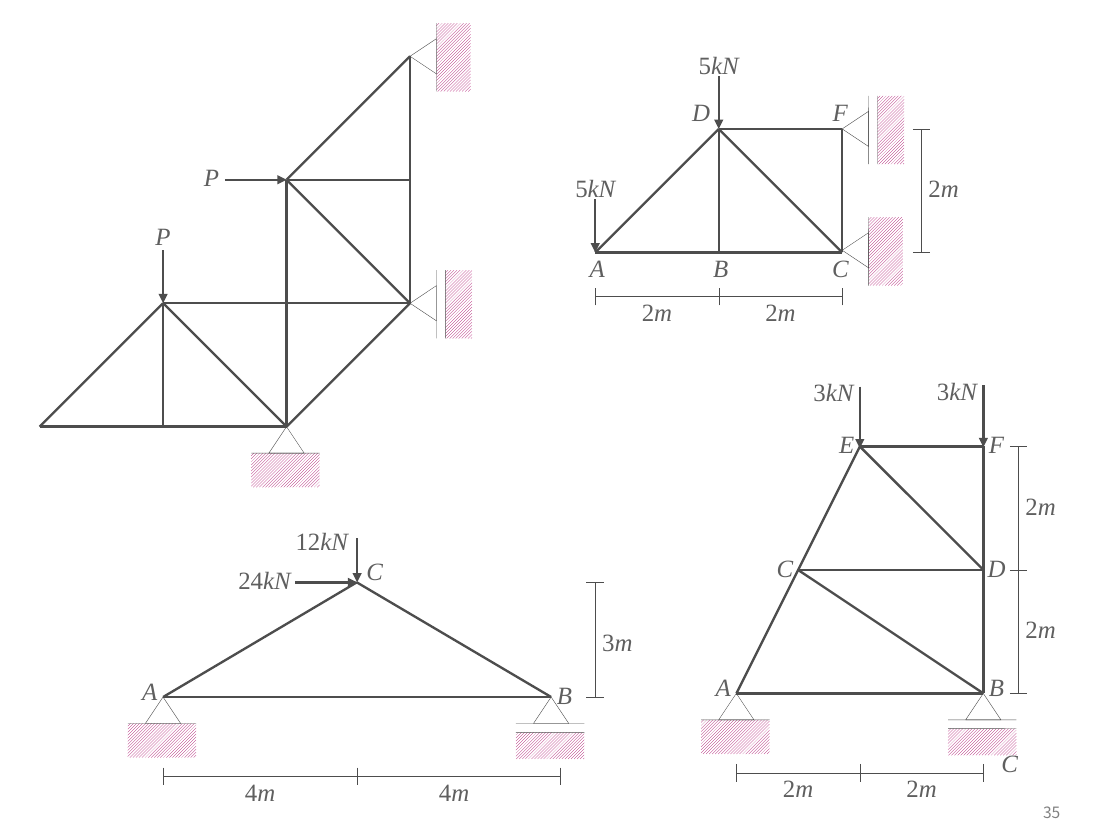
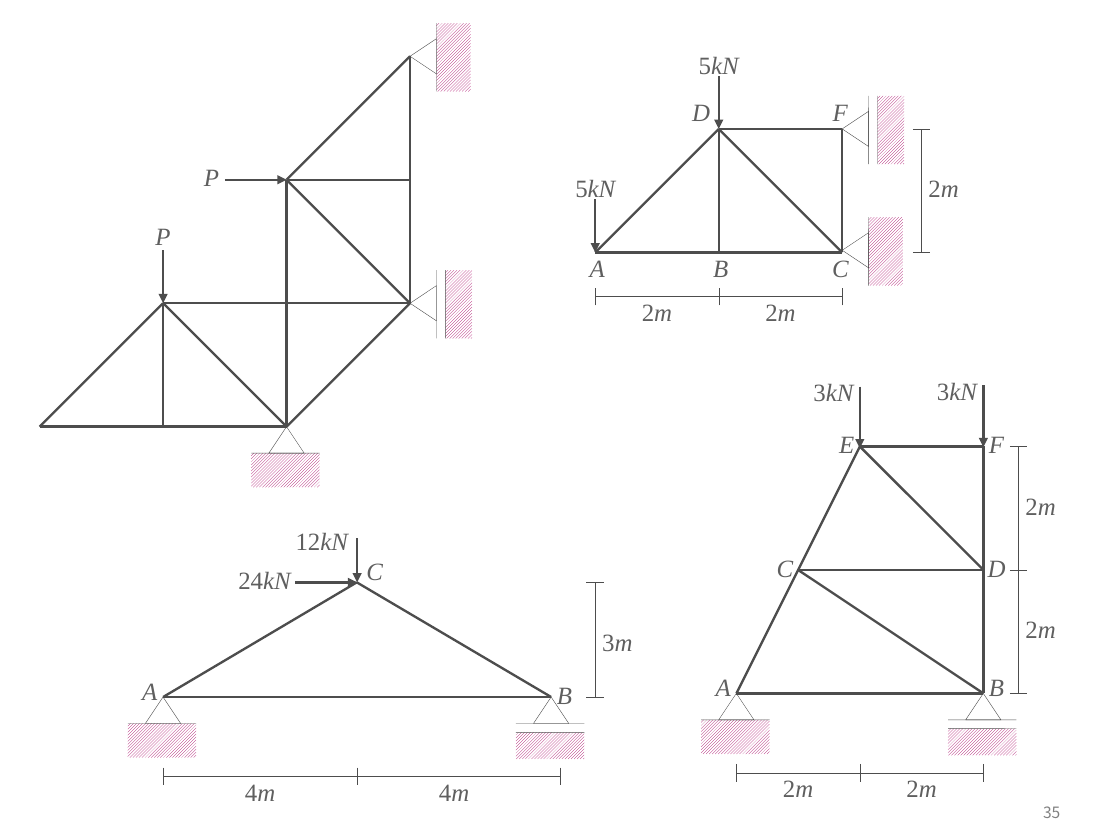
Before and after one commit to ironbell87/structural_mechanics_II, a slide deck: slide 35 of figures.pptx. Drawn at 1120x840 pixels with LibreOffice and Linux fonts; fonts in the diff are those of the drawing. Boxes give left, top, right and bottom in pixels: in the first picture for what was removed or moved away, otherwise in the second. Text is boxed around its words. In the diff, an @@ line names an element or a change of style, - is before the commit and + after.

```diff
--- a/figures.pptx
+++ b/figures.pptx
@@ text removed at bbox=[1001, 752, 1018, 772] @@
-C
```
Also in this commit, not shown: 1 slide added, 14 other files.
